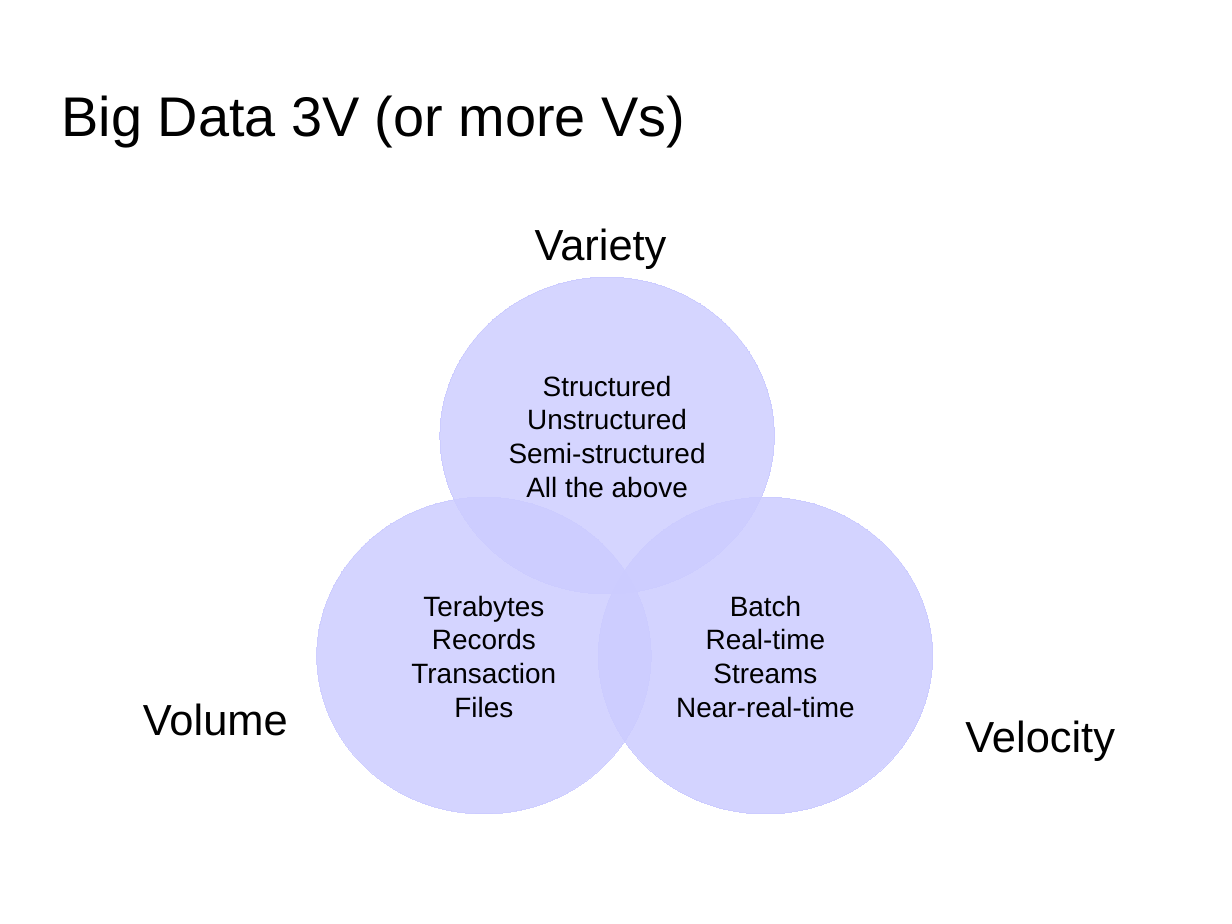
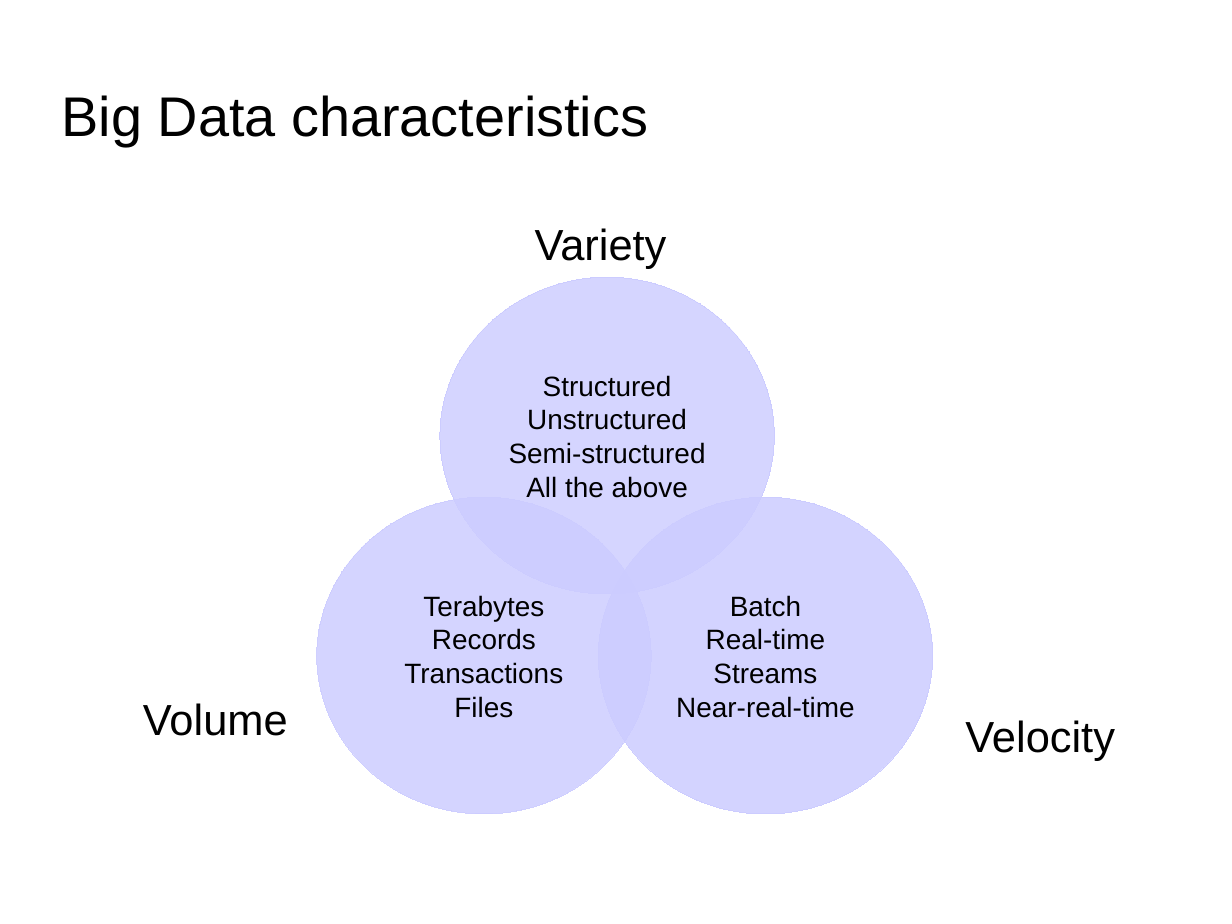
Before and after one commit to qiozas/Documents, a slide deck: slide 4 of fosscomm-2016/Big Data Streaming - FOSSCOMM 2016.odp. Drawn at 1232x924 pixels with LibreOffice and Linux fonts; fonts in the diff are those of the drawing; background and template pictures are left out. Boxes give left, top, right and bottom in pixels: in the first picture for what was removed or moved away, otherwise in the second. Text is boxed around its words. In the diff, an @@ line names an element or a change of style, - is before the commit and + after.

```diff
--- a/fosscomm-2016/Big Data Streaming - FOSSCOMM 2016.odp
+++ b/fosscomm-2016/Big Data Streaming - FOSSCOMM 2016.odp
@@ title at (62, 95, 648, 146): text changed @@
-Big Data 3V (or more Vs)
+Big Data characteristics
@@ text in ellipse at (404, 662, 563, 684): text changed @@
-Transaction
+Transactions
```
Also in this commit, not shown: 10 other slides changed, 1 slide added.
